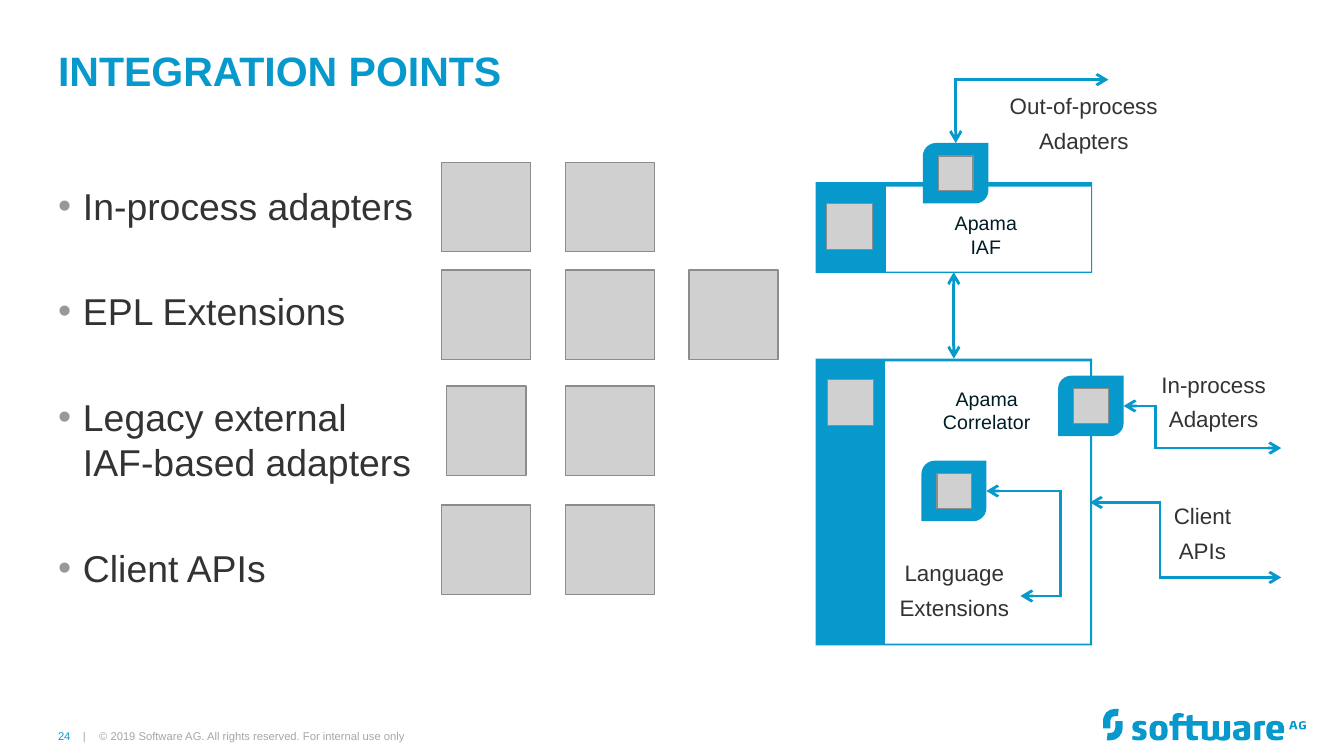
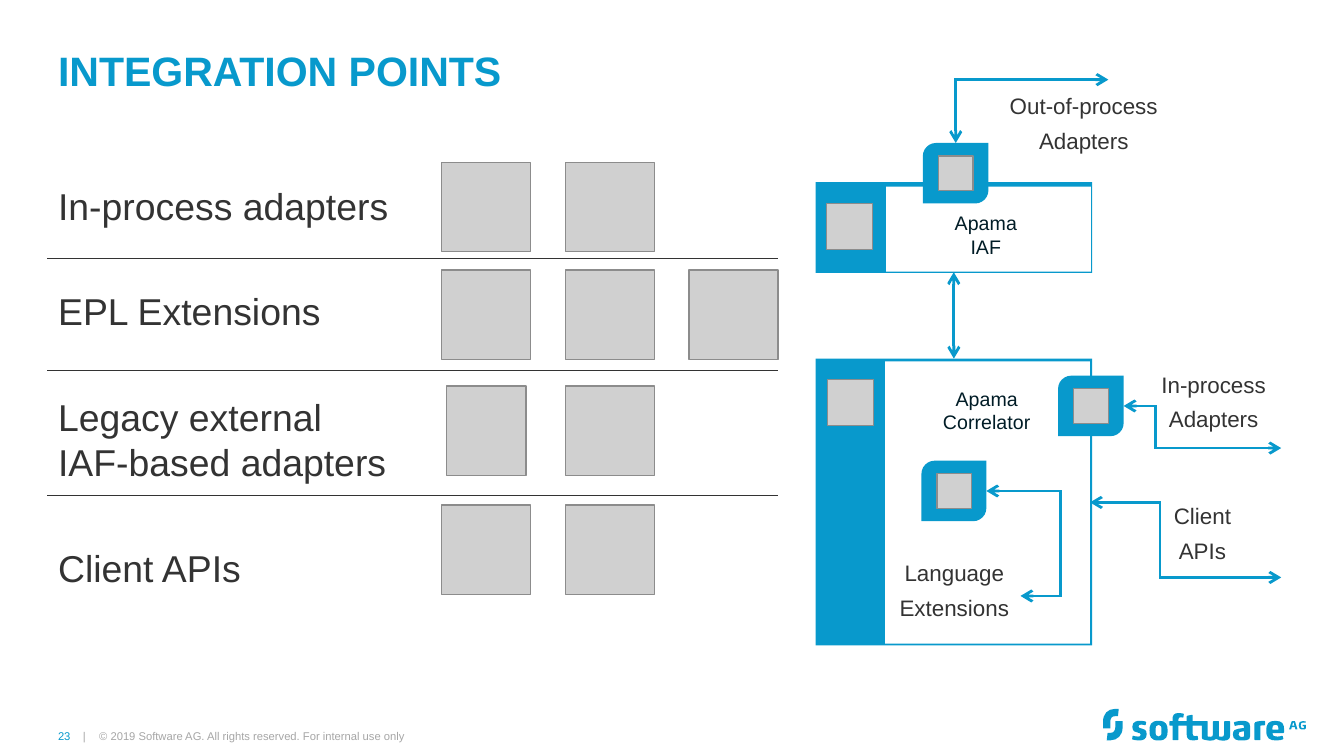
Before and after one commit to Cumulocity-IoT/apama-streaming-analytics-intro-training, a slide deck: slide 23 of Apama GAP Training.pptx (slide 24 before the commit). Drawn at 1344x756 pixels with LibreOffice and Linux fonts; fonts in the diff are those of the drawing; grey boxes stand for pictures; background and template pictures are left out. Boxes give left, top, right and bottom in pixels: in the first picture for what was removed or moved away, otherwise in the second. Text is boxed around its words. In the diff, an @@ line names an element or a change of style, - is before the commit and + after.

```diff
--- a/Apama GAP Training.pptx
+++ b/Apama GAP Training.pptx
@@ text "In-process adapters" at [58,193,388,583]: bullet • to none @@
@@ line added from (47, 258) to (778, 258), #333333 0.5 pt @@
@@ line added from (47, 370) to (778, 370), #333333 0.5 pt @@
@@ line added from (47, 495) to (778, 495), #333333 0.5 pt @@
@@ page number at [58,732,70,740]: text changed @@
-24 |
+23 |
```
Also in this commit, not shown: 21 other slides changed, 1 slide added, 2 slides removed.
